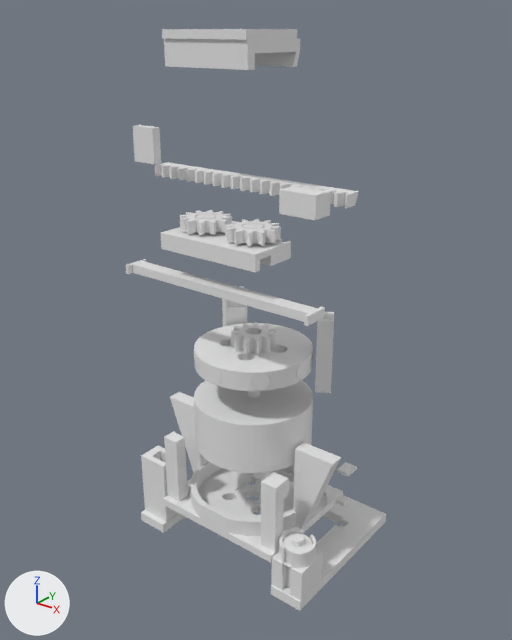
What one commit did to the Blender file 3-0/19.70_pechat_okantovka8_P/sborka_P.blend.
One viewpoint serves both versions: a camera (50 mm lens) standing at (91.7, -99.8, 126.2) and looking at (-0.9, 17.6, 64.7). The lights are fixed; the arrows at lower left show +X, +Y and +Z. The picture after the commit comes second.

Before the edit, the objects in view are built like this:
```python
ob_01_okantovka_p = bpy.data.objects.new('01_okantovka_P', me_01_okantovka_p)
ob_01_okantovka_p.location = (0.0, 0.0, 8.0)
ob_02_platforma_p = bpy.data.objects.new('02_platforma_P', me_02_platforma_p)
ob_02_platforma_p.location = (0.0, 0.0, 16.0)
ob_03a_plecho_knopki = bpy.data.objects.new('03a_plecho_knopki', me_03a_plecho_knopki)
ob_03a_plecho_knopki.location = (0.0, 0.0, 80.0)
ob_03b_jazyk_v_paz = bpy.data.objects.new('03b_jazyk_v_paz', me_03b_jazyk_v_paz)
ob_03b_jazyk_v_paz.location = (0.0, 0.0, 88.0)
ob_04_rejka_p = bpy.data.objects.new('04_rejka_P', me_04_rejka_p)
ob_04_rejka_p.location = (0.0, 0.0, 72.0)
ob_05_brusok = bpy.data.objects.new('05_brusok', me_05_brusok)
ob_05_brusok.location = (0.0, 0.0, 56.0)
ob_08_shest_motora = bpy.data.objects.new('08_shest_motora', me_08_shest_motora)
ob_08_shest_motora.location = (0.0, 0.0, 40.0)
ob_11_telezhka_p = bpy.data.objects.new('11_telezhka_P', me_11_telezhka_p)
ob_11_telezhka_p.location = (0.0, 0.0, 96.0)
ob_кнопка__покупная = bpy.data.objects.new('кнопка (покупная)', me_k1_knopka)
ob_кнопка__покупная.location = (0.0, 0.0, 8.0)
# also in view: '10_stojka_49E_x2' at (0.2, 24.4, 58.3); '12_maket_motora' at (0.0, 15.5, 44.7); '07_shest_plav_x2' at (0.0, 7.5, 88.7); '06_polzun' at (0.0, 6.1, 86.7); '09_platforma_rotora' at (0.0, 15.5, 57.0)
```
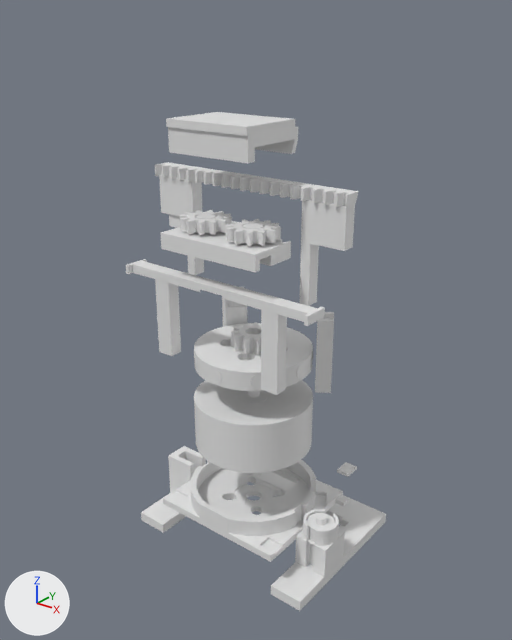
Patch to the scene script:
```diff
--- a/3-0/19.70_pechat_okantovka8_P/sborka_P.blend.py
+++ b/3-0/19.70_pechat_okantovka8_P/sborka_P.blend.py
@@ me_01_okantovka_p @@
 # used by ob_01_okantovka_p; location = (0.0, 0.0, 8.0)
-me_01_okantovka_p.from_pydata(...)  # 314 vertices, 624 faces; spans x -25.0..25.0, y 0.2..38.8, z 0.0..19.0
+me_01_okantovka_p.from_pydata(...)  # 314 vertices, 624 faces; spans x -25.0..25.0, y 0.2..38.8, z 0.0..14.2
+# me_01_okantovka_p part 1: 266 vertices removed from x 16.9..25.0, y 0.6..8.6, z 2.5..14.0; 266 vertices added at x 16.9..25.0, y 9.9..18.0, z 2.5..14.0
+# me_01_okantovka_p part 2: 16 vertices removed from x -25.0..-17.2, y 1.6..7.6, z 2.5..19.0; 16 vertices added at x -25.0..-17.2, y 10.9..16.9, z 2.5..14.2
 me_01_okantovka_p.materials.append(mat_01_okantovka_p)
@@ me_k1_knopka @@
 # used by ob_кнопка__покупная; location = (0.0, 0.0, 8.0)
-me_k1_knopka.from_pydata(...)  # 252 vertices, 500 faces; spans x 17.75..24.15, y 1.4..7.8, z 10.0..15.0
+me_k1_knopka.from_pydata(...)  # 252 vertices, 500 faces; spans x 17.75..24.15, y 10.7..17.1, z 10.0..15.0
+# me_k1_knopka part 3: the whole mesh is moved by (0.0, 9.3, 0.0)
 me_k1_knopka.materials.append(mat_кнопка__покупная)
@@ me_02_platforma_p @@
 # used by ob_02_platforma_p; location = (0.0, 0.0, 16.0)
-me_02_platforma_p.from_pydata(...)  # 1186 vertices, 2392 faces; spans x -24.5..24.5, y 0.5..30.5, z 0.6..23.4
+me_02_platforma_p.from_pydata(...)  # 1166 vertices, 2352 faces; spans x -19.0..19.0, y 0.5..30.5, z 0.8..6.5
+# me_02_platforma_p part 4: 348 vertices moved from x -16.7..15.5, y 2.0..21.5, z 0.6..12.0 to x -16.7..15.5, y 1.9..21.5, z 0.8..6.5; 143 vertices removed from x -24.5..24.5, y 0.5..30.5, z 0.6..23.4; 123 vertices added at x -16.7..16.7, y 0.5..30.5, z 0.8..6.5
 me_02_platforma_p.materials.append(mat_02_platforma_p)
@@ me_05_brusok @@
 # used by ob_05_brusok; location = (0.0, 0.0, 56.0)
-me_05_brusok.from_pydata(...)  # 24 vertices, 44 faces; spans x -24.5..24.5, y 0.7..6.3, z 19.4..21.4
+me_05_brusok.from_pydata(...)  # 64 vertices, 124 faces; spans x -24.5..24.5, y 0.7..6.3, z 1.9..21.4
+# me_05_brusok part 5
+# 8 faces are deleted
+# 20 vertices are added at x -16.7..12.7, y 1.9..5.1, z 1.9..19.4
+# 12 new vertices lie (0.0, 0.0, 0.6) away from vertices in x -9.4..9.4, y 1.9..5.1, z 19.4
+# 8 new vertices lie (4.0, 0.0, 0.0) away from vertices in x -16.7..12.7, y 2.0..5.0, z 1.9..19.4
+# 88 new faces join them
 me_05_brusok.materials.append(mat_05_brusok)
@@ me_04_rejka_p @@
 # used by ob_04_rejka_p; location = (0.0, 0.0, 72.0)
-me_04_rejka_p.from_pydata(...)  # 168 vertices, 332 faces; spans x -25.0..25.0, y 11.6..15.7, z 23.4..25.9
+me_04_rejka_p.from_pydata(...)  # 220 vertices, 436 faces; spans x -25.0..25.0, y 11.6..15.7, z 1.9..25.9
+# me_04_rejka_p part 6: 52 vertices added at x -24.5..24.5, y 12.4..15.5, z 1.9..23.4
 me_04_rejka_p.materials.append(mat_04_rejka_p)
@@ ob_03a_plecho_knopki @@
-ob_03a_plecho_knopki = bpy.data.objects.new('03a_plecho_knopki', me_03a_plecho_knopki)
-ob_03a_plecho_knopki.location = (0.0, 0.0, 80.0)
@@ ob_03b_jazyk_v_paz @@
-ob_03b_jazyk_v_paz = bpy.data.objects.new('03b_jazyk_v_paz', me_03b_jazyk_v_paz)
-ob_03b_jazyk_v_paz.location = (0.0, 0.0, 88.0)
@@ ob_11_telezhka_p @@
 ob_11_telezhka_p = bpy.data.objects.new('11_telezhka_P', me_11_telezhka_p)
-ob_11_telezhka_p.location = (0.0, 0.0, 96.0)
+ob_11_telezhka_p.location = (0.0, 0.0, 80.0)
```

Where the change shows, as pixel boxes (x1, y1, x2, y2) in the pictures (512 x 640 px; the box of a moved part takes in the faces that stretch with it):
'02_platforma_P', reshaped: before (163, 392, 349, 563); after (163, 460, 349, 562)
'11_telezhka_P', moved: before (162, 29, 300, 70); after (166, 112, 298, 163)
'01_okantovka_P', reshaped: before (141, 445, 386, 611); after (141, 446, 386, 611)
'04_rejka_P', reshaped (202% taller): before (155, 162, 359, 209); after (155, 162, 359, 306)
'05_brusok', reshaped (101% taller): before (126, 259, 325, 326); after (126, 259, 325, 395)
'03a_plecho_knopki', deleted: before (279, 186, 331, 220)
'03b_jazyk_v_paz', deleted: before (133, 125, 161, 164)
'кнопка (покупная)', moved: before (283, 533, 312, 564); after (307, 513, 335, 542)
part 1 of me_01_okantovka_p, moved or reshaped: before (271, 514, 386, 610); after (271, 509, 386, 610)
part 2 of me_01_okantovka_p, moved or reshaped: before (141, 445, 191, 525); after (141, 446, 206, 525)
part 4 of me_02_platforma_p, moved or reshaped: before (163, 392, 341, 563); after (163, 461, 328, 562)
part 5 of me_05_brusok, built on: before (152, 277, 290, 318); after (152, 277, 290, 395)
part 6 of me_04_rejka_p, added: after (155, 164, 355, 306)
